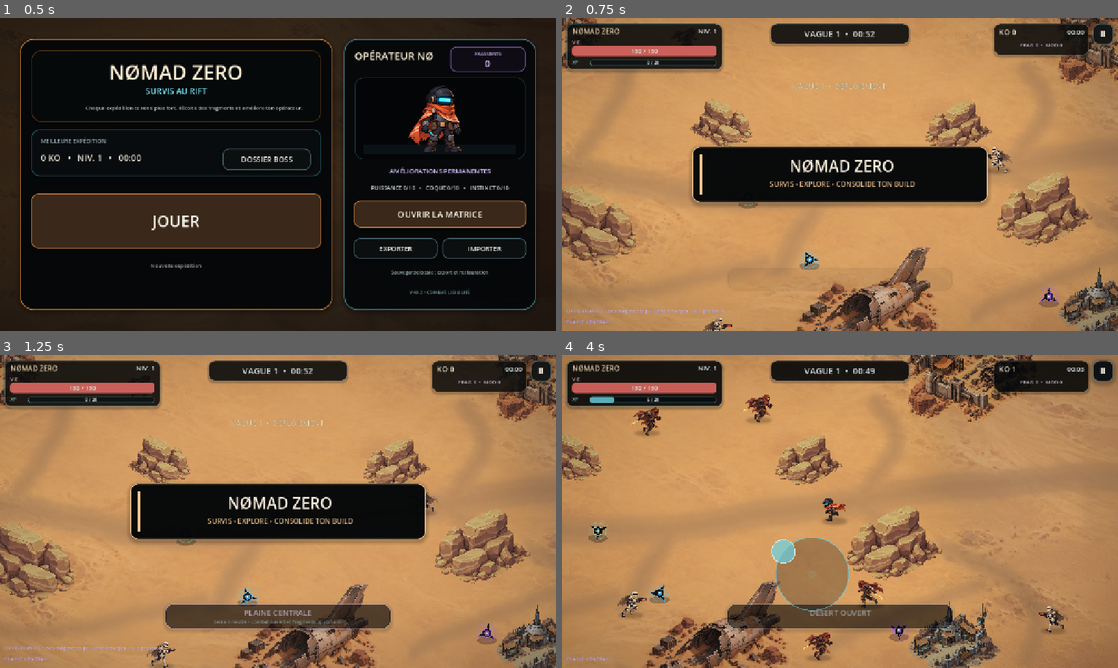
Above: before the commit, frames 1-4 (two rows, left to right).
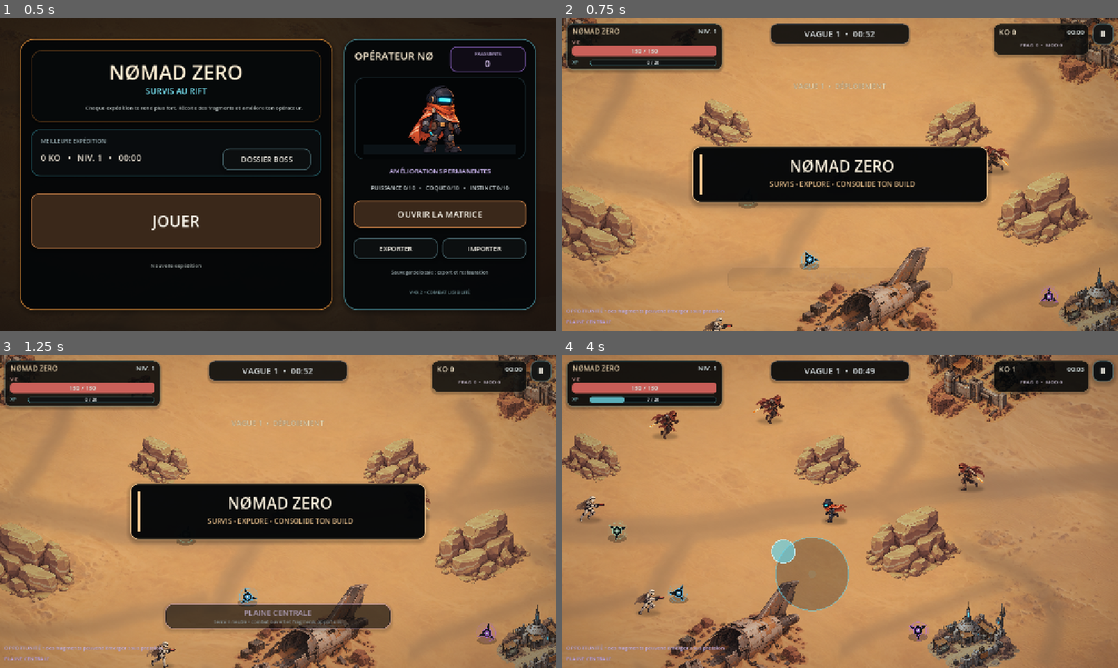
Above: after the commit, the same moments.

Repository: Zorvax-Dev/Nomad-Zero-Dev
Game: Godot game, scene res://Main.tscn
The game is run twice, just before and just after one commit, with the same random seed, the same clock (stepped at 60 frames per second) and the same inputs.
Inputs (mouse positions are in pixels of both pictures, inside the frame that each line leads up to):
- Up to frame 1 (0.5 s): no input
- Up to frame 2 (0.75 s): click "JOUER" at 0.5 s
- Up to frame 3 (1.25 s): no input
- Up to frame 4 (4 s): move the mouse to (962, 495) at 1.27 s; hold D (move_right) 1.28-2 s; tap Shift (dash) at 1.35, 3.05 s; click (962, 495) at 1.42 s; drag from (728, 527) to (812, 574) at 2.02 s; move the mouse to (895, 442) at 2.77 s; hold D (move_right) 2.78-3.5 s; tap Space (special) at 2.85 s; drag from (812, 574) to (673, 464) at 3.52 s

Frame 1 is identical in both runs. In frame 2, 0.2% of the frame differs, in the area x 76-81%, y 40-50%; in frame 3, less than 0.1%; in frame 4, 20%, in the area x 0-97%, y 0-100%.

Commit message:
V49.3: finish distinct enemy firing and combat cadence

Diff:
--- a/scripts/main.gd
+++ b/scripts/main.gd
@@ -123,7 +123,8 @@
 ]
 const ENEMY_SAVE_PROPERTIES = [
 	"speed", "max_health", "health", "damage", "attack_timer", "xp_value",
-	"attack_speed_multiplier", "damage_taken_multiplier"
+	"attack_speed_multiplier", "damage_taken_multiplier", "role_action_timer",
+	"affix_action_timer", "exposed_timer"
 ]
 
 enum State { MENU, PLAYING, PAUSED, GAME_OVER }
@@ -2433,8 +2434,6 @@
 		else:
 			event_timer = 999.0
 	_auto_force_wave()
-	if Input.is_action_just_pressed("dash"):
-		_use_dash()
 	hud_refresh_timer -= delta
 	if hud_refresh_timer <= 0.0:
 		hud_refresh_timer = _hud_refresh_interval()
@@ -3074,6 +3073,11 @@
 		affix = affixes[rng.randi_range(0, affixes.size() - 1)]
 	enemy.setup(enemy_kind, difficulty, elite_roll, affix)
 	_configure_enemy_range(enemy)
+	if enemy_kind not in BOSS_KINDS:
+		enemy.attack_timer = maxf(enemy.attack_timer, rng.randf_range(0.12, 0.68))
+		enemy.role_action_timer = maxf(enemy.role_action_timer, rng.randf_range(0.20, 1.05) if enemy_kind not in MINIBOSS_KINDS else rng.randf_range(0.55, 1.35))
+		if elite_roll:
+			enemy.role_action_timer += rng.randf_range(0.10, 0.35)
 	# Les dégâts augmentent plus doucement que les PV au début, mais continuent à
 	# progresser en fin de run pour éviter le personnage pratiquement immortel.
 	var damage_curve: float = 0.94 + minf(wave_index, 10.0) * 0.024 + minf(maxf(0.0, wave_index - 10.0), 15.0) * 0.014 + maxf(0.0, wave_index - 25.0) * 0.018
@@ -3209,7 +3213,7 @@
 	var direction: Vector2 = (target.global_position - enemy.global_position).normalized()
 	if enemy.kind == "sentinel" and enemy.windup_direction.length_squared() > 0.01:
 		direction = enemy.windup_direction
-	elif enemy.kind in ["sniper", "suppressor", "phantom", "veil_tech", "salvage_drone", "mobile_turret"] and enemy.role_locked_direction.length_squared() > 0.01:
+	elif enemy.kind in ["blaster", "sniper", "suppressor", "phantom", "veil_tech", "salvage_drone", "mobile_turret"] and enemy.role_locked_direction.length_squared() > 0.01:
 		direction = enemy.role_locked_direction
 	elif enemy.kind == "warden" and enemy.windup_direction.length_squared() > 0.01:
 		direction = enemy.windup_direction
@@ -3265,6 +3269,13 @@
 		for spread: float in [-0.34, -0.17, 0.0, 0.17, 0.34]:
 			var titan_shot: NomadProjectile = _spawn_projectile(origin, target, enemy.damage * 0.46, true, direction.rotated(spread), titan_tint, "titan")
 			titan_shot.speed = 920.0
+	elif enemy.kind == "blaster" and enemy.role_windup_pattern == "blaster_double":
+		var blaster_tint: Color = Color(0.98, 0.66, 0.30)
+		var side_axis: Vector2 = direction.orthogonal() * 9.0
+		for offset: Vector2 in [-side_axis, side_axis]:
+			var twin_origin: Vector2 = origin + offset
+			var twin_shot: NomadProjectile = _spawn_projectile(twin_origin, target, enemy.damage * 0.58, true, direction, blaster_tint, "standard")
+			twin_shot.speed = 900.0
 	elif enemy.kind == "sniper":
 		var sniper_tint: Color = Color(0.42, 0.86, 1.0)
 		var sniper_spreads: Array[float] = [0.0]
